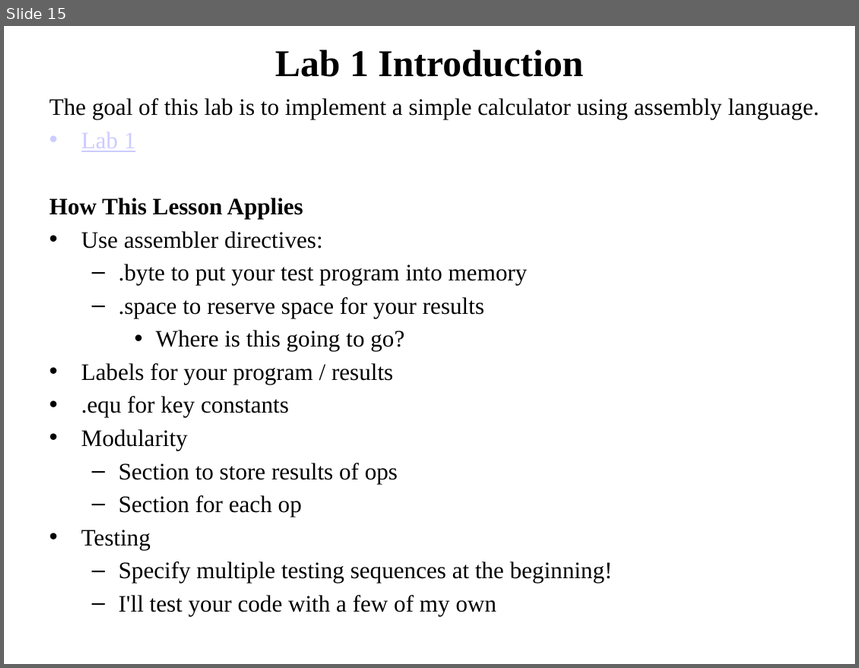
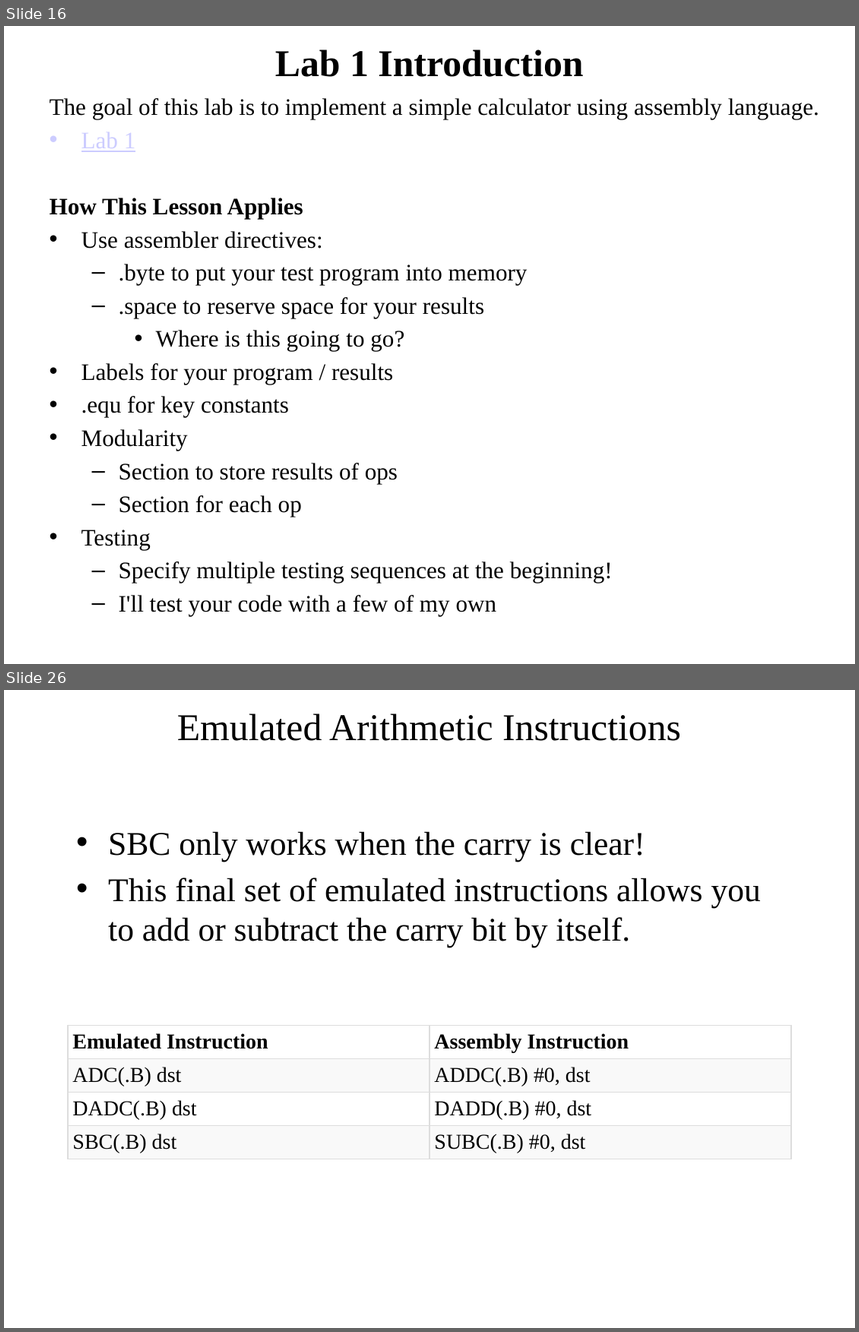
Before and after one commit to pw4rn3r/ECE382, a slide deck: notes/L7/Lsn7.pptx. Shown one above the other, each under a label of ours: slide 15 before the commit, slides 16 and 26 after it; the slides between them are not shown. The pictures are 859x668 and 859x1332 pixels, drawn with LibreOffice and Linux fonts; fonts in the diff are those of the drawing. Boxes give left, top, right and bottom in pixels: in the first picture for what was removed or moved away, otherwise in the second. Text is boxed around its words. In the diff, an @@ line names an element or a change of style, - is before the commit and + after.

```diff
--- a/notes/L7/Lsn7.pptx
+++ b/notes/L7/Lsn7.pptx
@@ slide 26 added at (x1=4, y1=690, x2=855, y2=1328), background #FFFFFF @@
@@ title added at (x1=177, y1=714, x2=681, y2=741), 32 pt, text #000000 @@
+Emulated Arithmetic Instructions
@@ text added at (x1=108, y1=831, x2=761, y2=948), 28 pt, text #000000 @@
+• SBC only works when the carry is clear!
+• This final set of emulated instructions allows you to add or subtract the carry bit by itself.
@@ table added at (x1=68, y1=1025, x2=791, y2=1167), 4 rows, 2 columns @@
+Emulated Instruction | Assembly Instruction
+ADC(.B) dst | ADDC(.B) #0, dst
+DADC(.B) dst | DADD(.B) #0, dst
+SBC(.B) dst | SUBC(.B) #0, dst
@@ what was slide 15 is now slide 16 @@
```
Also in this commit, not shown: 5 slides changed, 23 other slides added, 1 slide removed.
